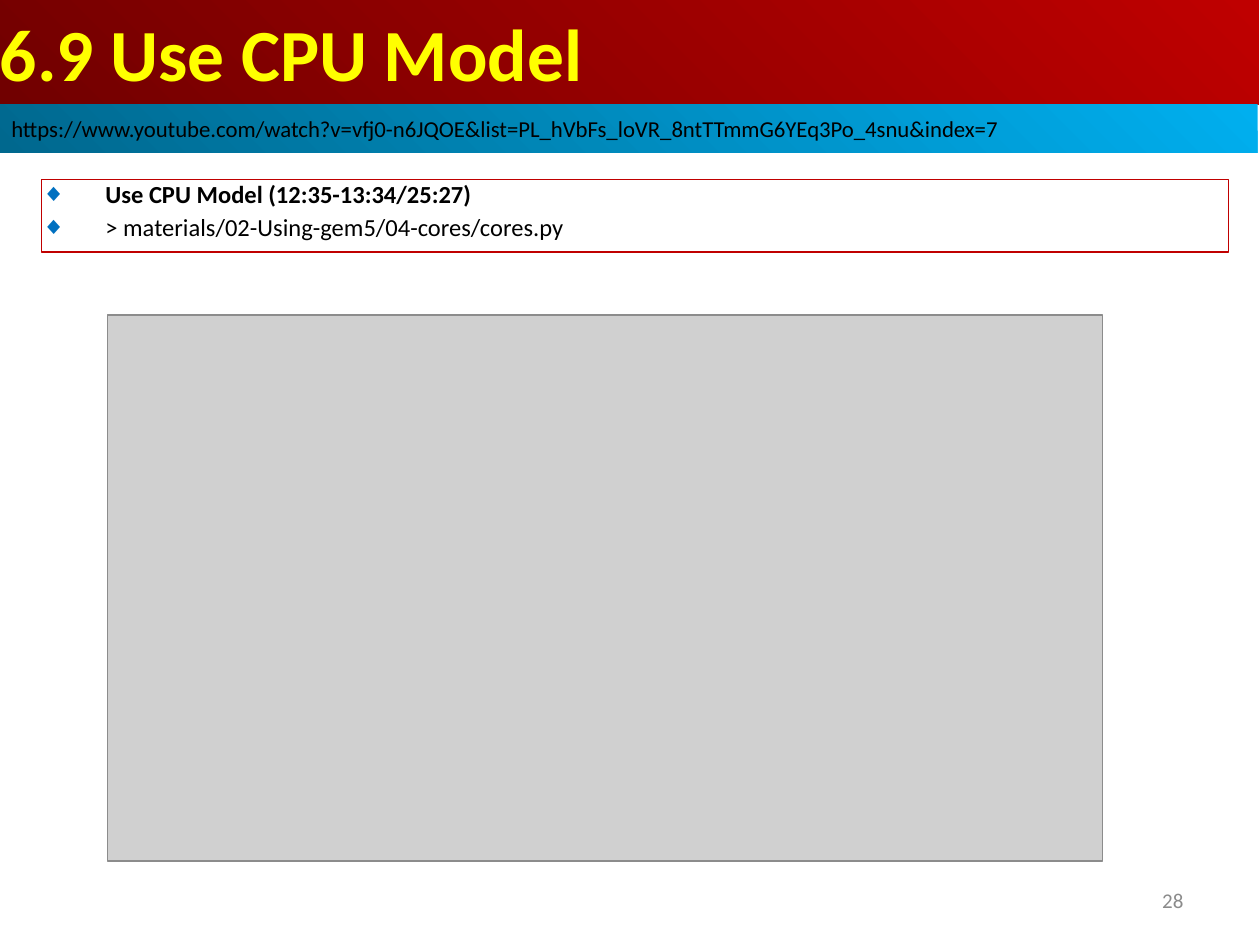
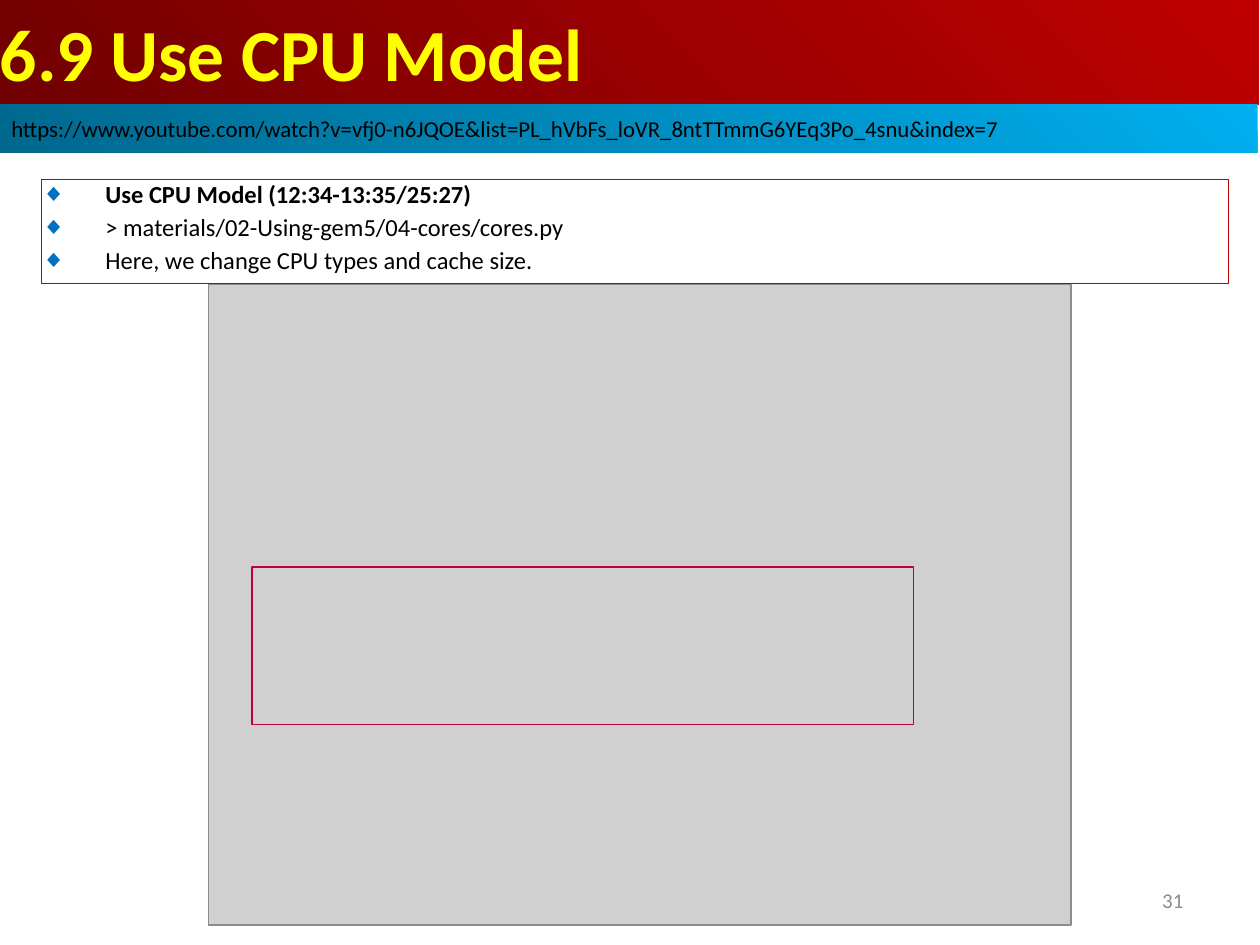
Before and after one commit to peterhchen/AIU_CS850_Gem5_McPAT, a slide deck: slide 31 of 050_Gem5/007.CPUModel/000_Video/007.CPUModel.ppt (slide 28 before the commit). Drawn at 1260x945 pixels with LibreOffice and Linux fonts; fonts in the diff are those of the drawing; grey boxes stand for pictures. Boxes give left, top, right and bottom in pixels: in the first picture for what was removed or moved away, otherwise in the second. Text is boxed around its words. In the diff, an @@ line names an element or a change of style, - is before the commit and + after.

```diff
--- a/050_Gem5/007.CPUModel/000_Video/007.CPUModel.ppt
+++ b/050_Gem5/007.CPUModel/000_Video/007.CPUModel.ppt
@@ rectangle "Use CPU Model (12:34-13:35/25:27)": place and size @@
-rectangle "Use CPU Model (12:34-13:35/25:27)" at [42, 179, 1228, 252]
+rectangle "Use CPU Model (12:34-13:35/25:27)" at [42, 179, 1228, 284]
@@ text in rectangle at [105, 185, 471, 207]: text changed @@
-◆ Use CPU Model (12:35-13:34/25:27)
+◆ Use CPU Model (12:34-13:35/25:27)
@@ text in rectangle at [105, 252, 533, 274]: paragraph added @@
+◆ Here, we change CPU types and cache size.
@@ picture: place and size @@
-picture at [107, 315, 1102, 861]
+picture at [209, 285, 1071, 926]
@@ rectangle added at [252, 567, 914, 724], outline #BF0041 0.74 pt @@
@@ page number at [1162, 894, 1183, 908]: text changed @@
-28
+31
```
Also in this commit, not shown: 1 other slide changed, 5 slides added.
